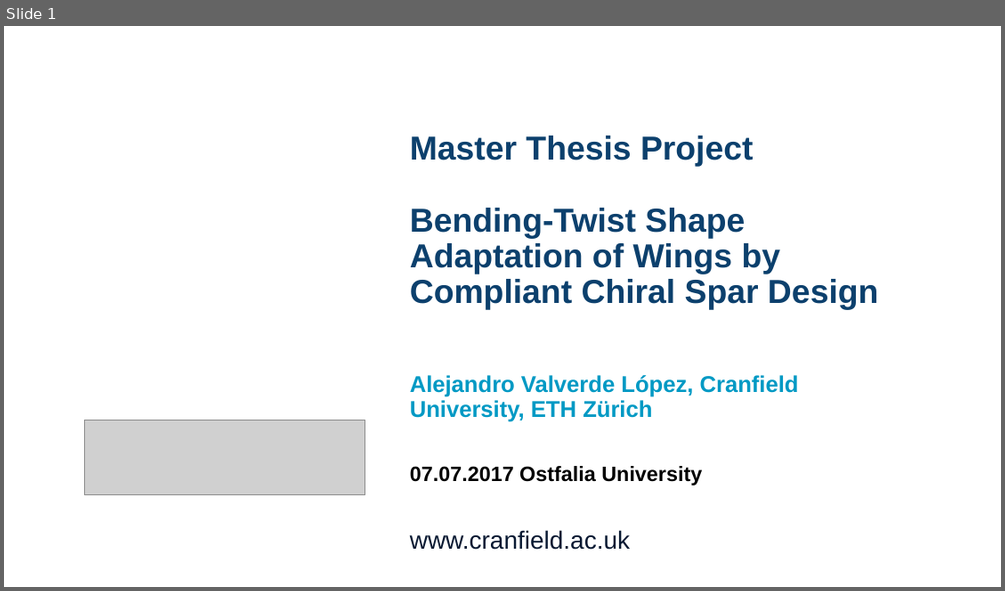
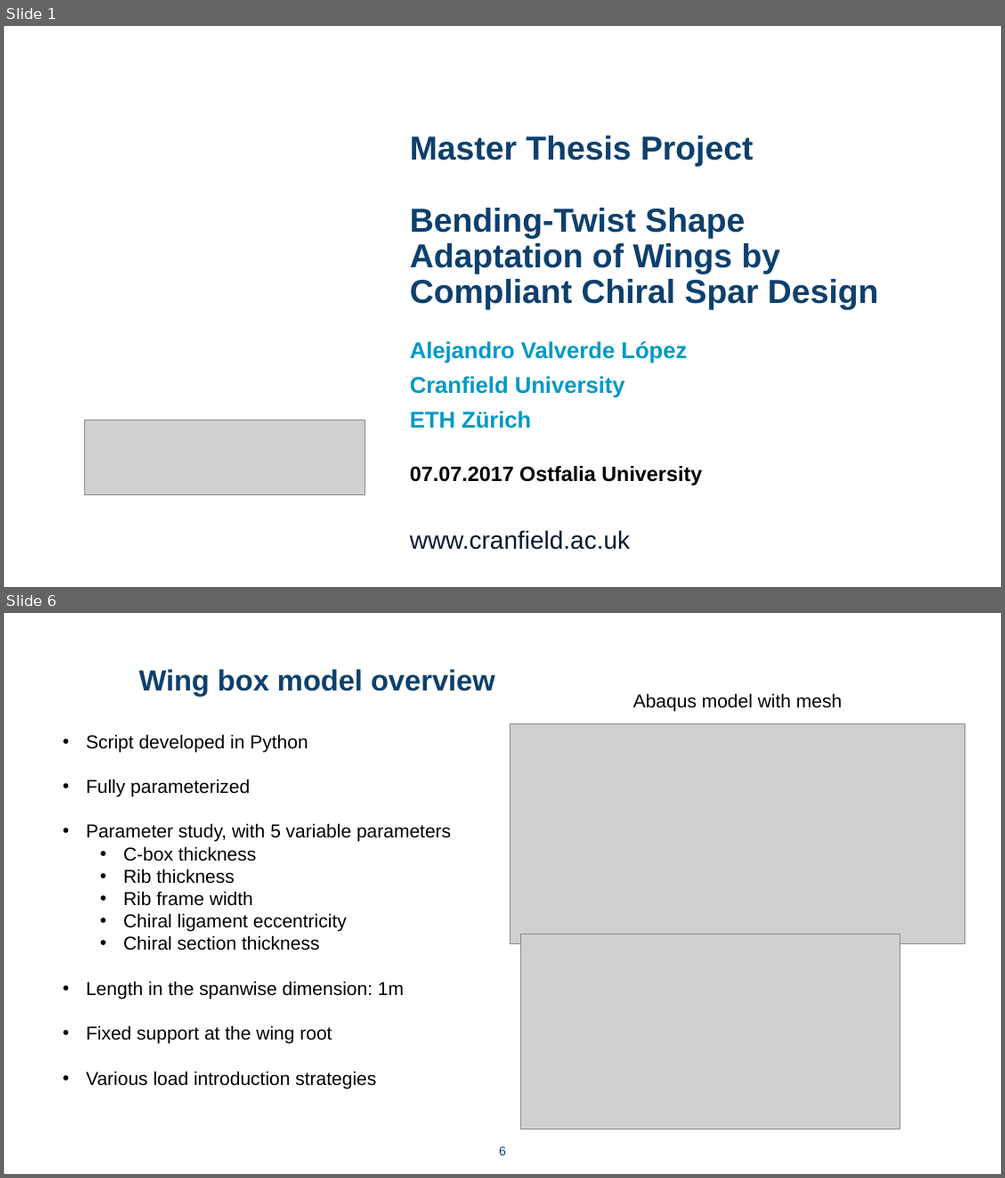
Before and after one commit to AlejandroValverde/presentation, a slide deck: Presentation_OstfaliaUni.pptx. Shown one above the other, each under a label of ours: slide 1 before the commit, slides 1 and 6 after it; the slides between them are not shown. The pictures are 1005x591 and 1005x1178 pixels, drawn with LibreOffice and Linux fonts; fonts in the diff are those of the drawing; grey boxes stand for pictures; background and template pictures are left out. Boxes give left, top, right and bottom in pixels: in the first picture for what was removed or moved away, otherwise in the second. Text is boxed around its words. In the diff, an @@ line names an element or a change of style, - is before the commit and + after.

```diff
--- a/Presentation_OstfaliaUni.pptx
+++ b/Presentation_OstfaliaUni.pptx
@@ slide 6 added at (x1=4, y1=613, x2=1001, y2=1174), background #FFFFFF @@
@@ text added at (x1=139, y1=669, x2=495, y2=696), 28 pt, text #0C406D, bold @@
+Wing box model overview
@@ text added at (x1=633, y1=693, x2=841, y2=712), 18 pt, text #000000 @@
+Abaqus model with mesh
@@ text added at (x1=86, y1=734, x2=451, y2=1088), 18 pt, text #000000 @@
+• Script developed in Python
+• Fully parameterized
+• Parameter study, with 5 variable parameters
+  • C-box thickness
+  • Rib thickness
+  • Rib frame width
+  • Chiral ligament eccentricity
+  • Chiral section thickness
+• Length in the spanwise dimension: 1m
+• Fixed support at the wing root
+• Various load introduction strategies
@@ picture added at (x1=510, y1=723, x2=966, y2=943) @@
@@ picture added at (x1=521, y1=934, x2=900, y2=1129) @@
@@ page number added at (x1=499, y1=1146, x2=506, y2=1155), 12 pt, text #0C406D @@
+6
@@ slide 1 changed as well @@
@@ text at (x1=410, y1=341, x2=687, y2=428): text changed @@
-Alejandro Valverde López, Cranfield University, ETH Zürich
+Alejandro Valverde López
+Cranfield University
+ETH Zürich
```
Also in this commit, not shown: 9 other slides added, 1 slide removed, 5 other files.
